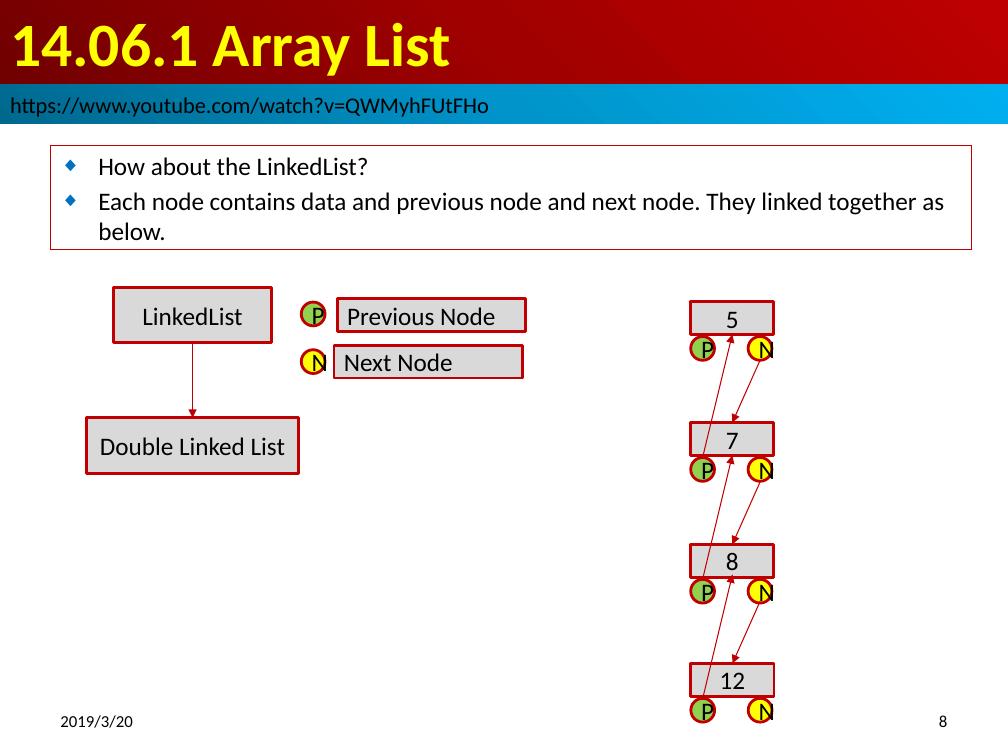
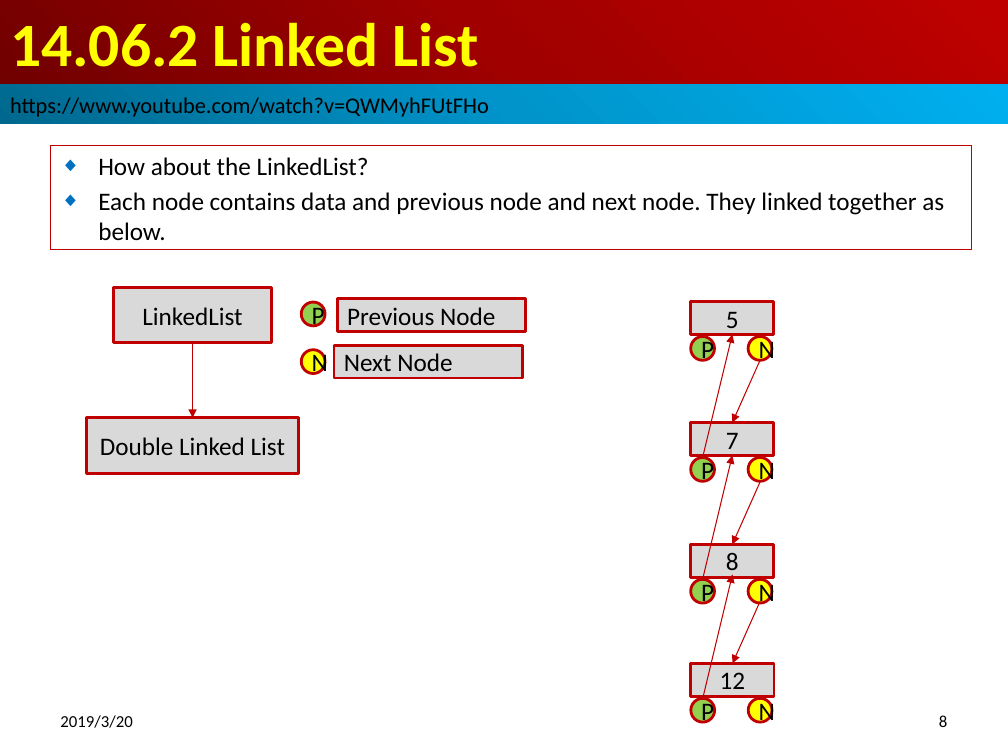
Before and after one commit to peterhchen/100-Java-Topic, a slide deck: slide 8 of 14_01_13_CollectionGeneric/ch1406_LinkedArrayList/15_01_14.06_LinkedArrayList.pptx. Drawn at 1008x756 pixels with LibreOffice and Linux fonts; fonts in the diff are those of the drawing. Boxes give left, top, right and bottom in pixels: in the first picture for what was removed or moved away, otherwise in the second. Text is boxed around its words. In the diff, an @@ line names an element or a change of style, - is before the commit and + after.

Commit message:
LinkedList vs. ArrayList

```diff
--- a/14_01_13_CollectionGeneric/ch1406_LinkedArrayList/15_01_14.06_LinkedArrayList.pptx
+++ b/14_01_13_CollectionGeneric/ch1406_LinkedArrayList/15_01_14.06_LinkedArrayList.pptx
@@ title at [10, 22, 479, 67]: text changed @@
-14.06.1 Array List
+14.06.2 Linked List
```
Also in this commit, not shown: 3 other slides changed, 1 other file.
